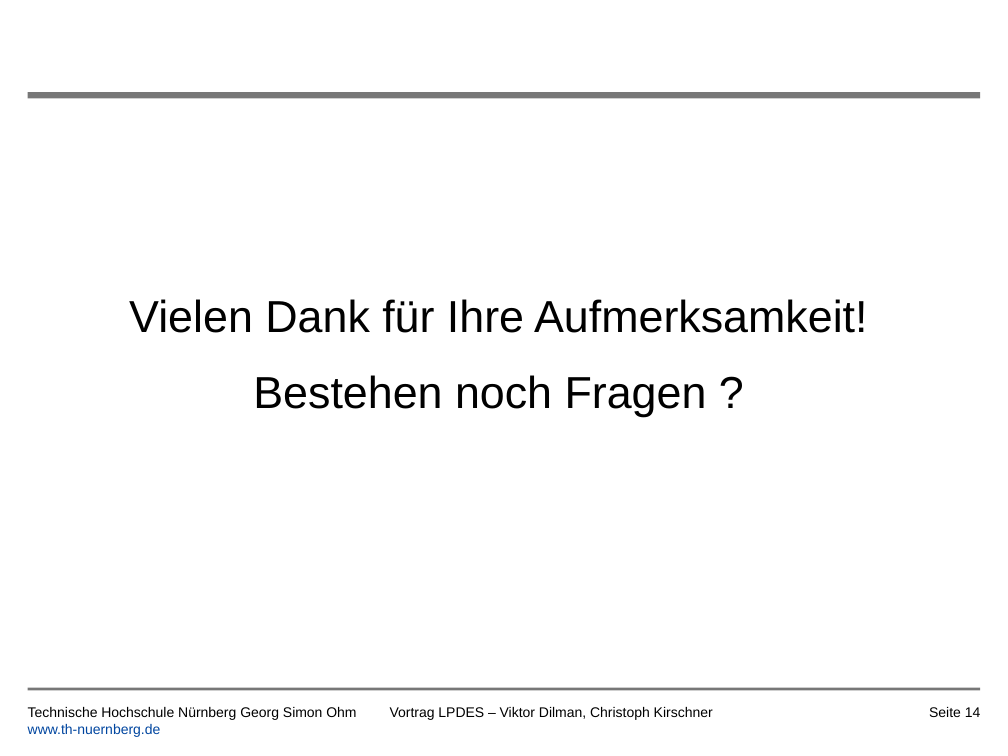
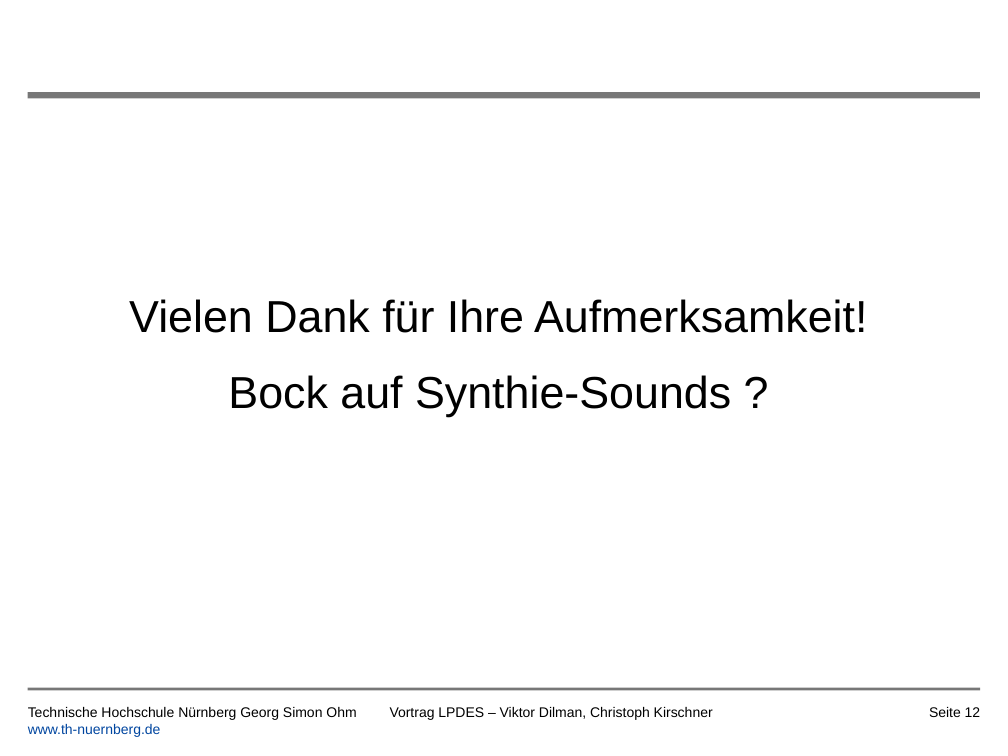
Before and after one commit to tsedlmeier/Synthesizer, a slide deck: slide 12 of Vortrag/Leiterplatte_als_Musikinstrument_Kirschner_Dilman.pptx (slide 14 before the commit). Drawn at 1008x756 pixels with LibreOffice and Linux fonts; fonts in the diff are those of the drawing; background and template pictures are left out. Boxes give left, top, right and bottom in pixels: in the first picture for what was removed or moved away, otherwise in the second. Text is boxed around its words. In the diff, an @@ line names an element or a change of style, - is before the commit and + after.

```diff
--- a/Vortrag/Leiterplatte_als_Musikinstrument_Kirschner_Dilman.pptx
+++ b/Vortrag/Leiterplatte_als_Musikinstrument_Kirschner_Dilman.pptx
@@ text at <box>228,375,731,417</box>: text changed @@
-Bestehen noch Fragen ?
+Bock auf Synthie-Sounds ?
@@ page number at <box>929,707,981,717</box>: text changed @@
-Seite 14
+Seite 12
```
Also in this commit, not shown: 11 other slides changed, 2 slides removed, 2 other files.
